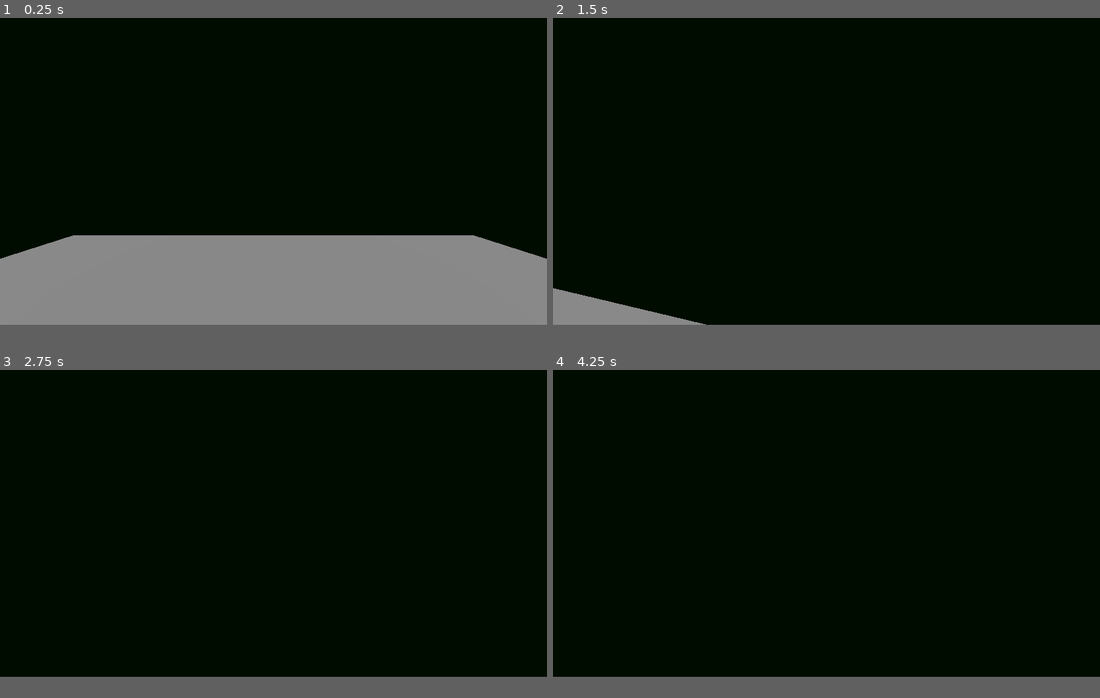
Above: before the commit, frames 1-4 (two rows, left to right).
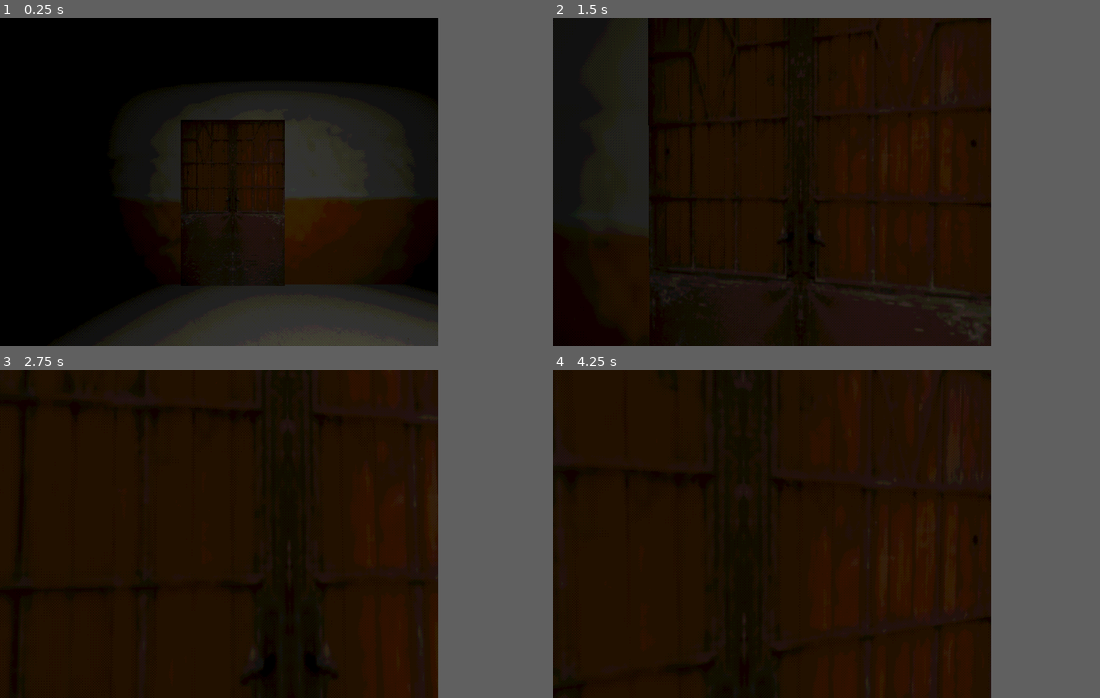
Above: after the commit, the same moments.

Repository: MHSPlay/OBCHAGMEN_V1
Game: Godot game, scene res://TestWorld.tscn
Two runs of this game, one before a commit and one after it. Both use one fixed random seed, a clock stepped at 60 frames per second and the inputs below. The project has no main scene, so this scene is started directly.
Inputs (mouse positions are in pixels of both pictures, inside the frame that each line leads up to):
- Up to frame 1 (0.25 s): no input
- Up to frame 2 (1.5 s): tap Enter (ui_accept) at 0.5, 0.77 s; move the mouse to (853, 168) at 0.52 s; hold E (use, bound only after the commit) 0.53-1.28 s; hold W (forward) from 0.53 s (still down); move the mouse to (799, 172) at 1.27 s; tap C (crouch) at 1.35 s
- Up to frame 3 (2.75 s): keep holding W (forward); tap Enter (ui_accept) at 1.52 s; tap E (use, bound only after the commit) at 1.55, 2.3 s; move the mouse to (284, 517) at 2.02 s; hold Shift (sprint) from 2.03 s (still down)
- Up to frame 4 (4.25 s): keep holding W (forward); tap Enter (ui_accept) at 2.75, 3.02, 3.77 s; move the mouse to (821, 527) at 2.77 s; release Shift (sprint) at 2.78 s; tap E (use, bound only after the commit) at 2.85 s; move the mouse to (864, 527) at 3.52 s; hold E (use, bound only after the commit) from 3.53 s (still down)
In our replay, the window is 799x449 before the commit and 640x480 after it. These sizes can differ from the game's own. Grey fills any space a smaller window leaves; there, only what the larger window draws over its background counts as a difference.

The runs differ from the first frame. In frame 1, 44% of the frame differs, in the area x 0-100%, y 22-100%; in frame 2, 52%; in frame 3, 58%; in frame 4, 61%, in the area x 0-81%, y 0-100%.

Commit message:
Hello Konkin

Diff:
--- a/CharacterController.gd
+++ b/CharacterController.gd
@@ -7,7 +7,7 @@
 # game state ?
 var is_in_pause = false
 
-
+@onready var Ray = $CameraHolder/RayCast3D
 
 
 # player speed's
@@ -28,9 +28,29 @@
 var gravity = ProjectSettings.get_setting("physics/3d/default_gravity") * 2.0
 var direction = Vector3.ZERO
 
+func interact():
+	# turn on ray cast we need check collider
+	Ray.set_enabled(true)
+	# check is enabled ?
+	if Ray.is_enabled() and Ray.is_colliding():
+		var body = Ray.get_collider()
+
+		if body.is_in_group("LockedDoor"):
+			$AudioStreamPlayer.play()
+
+		elif body.is_in_group("Door"):
+			print("Door")
+		elif body.is_in_group("key"):
+			print("key")
+
+		else:
+			print("something")
+
 func _ready():
 	# lock cursor by default
 	Input.set_mouse_mode(Input.MOUSE_MODE_CAPTURED)
+	## disable raycast we don't need that now
+	Ray.set_enabled(false)
 
 func _physics_process(delta):
 
@@ -70,14 +90,17 @@
 		$CameraHolder.rotate_x(deg_to_rad(-event.relative.y * mouse_sensitivity))
 		$CameraHolder.rotation.x = clamp($CameraHolder.rotation.x, deg_to_rad(-89), deg_to_rad(89))
 
+	if event.is_pressed():
+		if event.is_action_pressed("use"):
+			interact()
+
 	# mhsplay - note: i think we need improve that, i don't like this check's on button.
 	if event.is_pressed():
 		if event.is_action("forward") or event.is_action("left") or event.is_action("backward") or event.is_action("right"):
-			if !($AudioPlayer.playing) and is_moving:
-				$AudioPlayer.play()
+			if !($FootstepsAudioPlayer.playing) and is_moving:
+				$FootstepsAudioPlayer.play()
 	elif event.is_echo() and event.is_action_released("forward") and event.is_action_released("left") and event.is_action_released("backward") and event.is_action_released("right"):
-		$AudioPlayer.stop()
-
+		$FootstepsAudioPlayer.stop()
 
 # mhsplay - note: i think we need improve that, i don't like this check's on button.
 # mhsplay - note: it's basic func for pause game, menu, setting or other shit.
--- /dev/null
+++ b/PSX PostProcessing.gdshader
@@ -0,0 +1,72 @@
+shader_type canvas_item;
+
+render_mode unshaded;
+
+#define MAXCOLORS 16
+
+uniform bool enabled = true;
+uniform bool dithering = true;
+uniform int colors : hint_range(1, MAXCOLORS) = 12;
+uniform int dither_size: hint_range(1, 8) = 2;
+
+float dithering_pattern(ivec2 fragcoord) {
+	const float pattern[] = {
+		0.00, 0.50, 0.10, 0.65,
+		0.75, 0.25, 0.90, 0.35,
+		0.20, 0.70, 0.05, 0.50,
+		0.95, 0.40, 0.80, 0.30
+	};
+
+	int x = fragcoord.x % 4;
+	int y = fragcoord.y % 4;
+
+	return pattern[y * 4 + x];
+}
+
+float reduce_color(float raw, float dither, int depth) {
+	float div = 1.0 / float(depth);
+	float val = 0.0;
+	int i = 0;
+
+	while (i <= MAXCOLORS)
+	{
+		if (raw > div * (float(i + 1))) {
+			i = i + 1;
+			continue;
+		}
+
+		if (raw * float(depth) - float(i) <= dither * 0.999)
+		{
+			val = div * float(i);
+		}
+		else
+		{
+			val = div * float(i + 1);
+		}
+		return val;
+
+		i = i+1;
+	}
+
+	return val;
+}
+
+void fragment() {
+	vec4 raw = texture(TEXTURE, SCREEN_UV);
+	ivec2 uv = ivec2(FRAGCOORD.xy / float(dither_size));
+
+	if (enabled == true){
+		float dithering_value = 1.0;
+		if (dithering)
+		{
+			dithering_value = dithering_pattern(uv);
+		}
+
+		COLOR.r = reduce_color(raw.r, (dithering_value - 0.5) * dithering_value + 0.5, colors - 1);
+		COLOR.g = reduce_color(raw.g, (dithering_value - 0.5) * dithering_value + 0.5, colors - 1);
+		COLOR.b = reduce_color(raw.b, (dithering_value - 0.5) * dithering_value + 0.5, colors - 1);
+
+	} else {
+		COLOR.rgb = raw.rgb;
+	}
+}
--- a/Player.tscn
+++ b/Player.tscn
@@ -1,10 +1,11 @@
-[gd_scene load_steps=8 format=3 uid="uid://bxu7vim5b8tbj"]
+[gd_scene load_steps=9 format=3 uid="uid://bxu7vim5b8tbj"]
 
 [ext_resource type="Script" path="res://CharacterController.gd" id="1_ev0y1"]
 [ext_resource type="AudioStream" uid="uid://cyakpe4j1qrjk" path="res://Sounds/Player/Footsteps/tile1.wav" id="2_5py4i"]
 [ext_resource type="AudioStream" uid="uid://dog7iatbr6xyl" path="res://Sounds/Player/Footsteps/tile2.wav" id="3_ql4tn"]
 [ext_resource type="AudioStream" uid="uid://c5ehfkf1ly11s" path="res://Sounds/Player/Footsteps/tile3.wav" id="4_1x7iy"]
 [ext_resource type="AudioStream" uid="uid://cq8uliogh3mwv" path="res://Sounds/Player/Footsteps/tile4.wav" id="5_vy1h2"]
+[ext_resource type="AudioStream" uid="uid://bi0uclb7qhh5j" path="res://Sounds/Doors/Locked.wav" id="6_t6rmm"]
 
 [sub_resource type="CapsuleShape3D" id="CapsuleShape3D_raxrk"]
 
@@ -31,5 +32,13 @@
 
 [node name="Camera3D" type="Camera3D" parent="CameraHolder"]
 
-[node name="AudioPlayer" type="AudioStreamPlayer" parent="."]
+[node name="RayCast3D" type="RayCast3D" parent="CameraHolder"]
+transform = Transform3D(1, 0, 0, 0, 1, 0, 0, 0, 1, 0, -0.1, 0)
+target_position = Vector3(0, 0, -1.6)
+
+[node name="FootstepsAudioPlayer" type="AudioStreamPlayer" parent="."]
 stream = SubResource("AudioStreamRandomizer_adeab")
+
+[node name="AudioStreamPlayer" type="AudioStreamPlayer" parent="."]
+stream = ExtResource("6_t6rmm")
+volume_db = -7.0
--- /dev/null
+++ b/Scenes/MainMenu.tscn
@@ -0,0 +1,146 @@
+[gd_scene load_steps=13 format=3 uid="uid://bqx36cnew0rsy"]
+
+[ext_resource type="Shader" path="res://PSX PostProcessing.gdshader" id="1_10rr4"]
+[ext_resource type="PackedScene" uid="uid://b8sdmvjc47irq" path="res://Objects/Dormitory/dorm2.glb" id="1_fhji8"]
+[ext_resource type="PackedScene" uid="uid://cuoyqbaj4w71r" path="res://Objects/Lamp/lamp.glb" id="2_12rf3"]
+[ext_resource type="Texture2D" uid="uid://dk3a1bgtq83ie" path="res://Image/MainMenu/CONTINUE.png" id="2_gyk5g"]
+[ext_resource type="Texture2D" uid="uid://cl03pbutd7crf" path="res://Image/MainMenu/LOGO.png" id="2_iajd8"]
+[ext_resource type="Script" path="res://Scripts/LightBlinkingComponent.gd" id="4_4yncy"]
+[ext_resource type="AudioStream" uid="uid://730antj0sky7" path="res://Sounds/Music/Menu/OST OBSHAGMEN.mp3" id="4_pl21u"]
+[ext_resource type="Texture2D" uid="uid://dni7unp637x5y" path="res://Image/MainMenu/START.png" id="4_umlfn"]
+[ext_resource type="Texture2D" uid="uid://caie8fn3d3mqn" path="res://Image/MainMenu/SETTINGS.png" id="5_f1pt3"]
+[ext_resource type="Texture2D" uid="uid://c5osrg2tww6re" path="res://Image/MainMenu/QUIT.png" id="6_84jcg"]
+
+[sub_resource type="ShaderMaterial" id="ShaderMaterial_1d8l0"]
+shader = ExtResource("1_10rr4")
+shader_parameter/enabled = true
+shader_parameter/dithering = true
+shader_parameter/colors = 16
+shader_parameter/dither_size = 1
+
+[sub_resource type="Environment" id="Environment_lj0fb"]
+ambient_light_source = 1
+reflected_light_source = 1
+fog_light_color = Color(0.0196078, 0.0196078, 0.0196078, 1)
+fog_light_energy = 3.5
+
+[node name="World" type="Node3D"]
+
+[node name="AudioPlayer" type="AudioStreamPlayer" parent="."]
+stream = ExtResource("4_pl21u")
+autoplay = true
+
+[node name="SubViewportContainer" type="SubViewportContainer" parent="."]
+material = SubResource("ShaderMaterial_1d8l0")
+clip_contents = true
+offset_right = 1000.0
+offset_bottom = 480.0
+
+[node name="SubViewport" type="SubViewport" parent="SubViewportContainer"]
+transparent_bg = true
+handle_input_locally = false
+sdf_oversize = 0
+sdf_scale = 0
+size = Vector2i(1000, 480)
+render_target_update_mode = 4
+
+[node name="Camera3D" type="Camera3D" parent="SubViewportContainer/SubViewport"]
+transform = Transform3D(0.34202, 0, -0.939693, 0, 1, 0, 0.939693, 0, 0.34202, 0, 1.8, 0)
+
+[node name="UI" type="Control" parent="SubViewportContainer/SubViewport/Camera3D"]
+layout_mode = 3
+anchors_preset = 15
+anchor_right = 1.0
+anchor_bottom = 1.0
+grow_horizontal = 2
+grow_vertical = 2
+
+[node name="Logo" type="TextureRect" parent="SubViewportContainer/SubViewport/Camera3D/UI"]
+layout_mode = 0
+offset_left = 45.0
+offset_top = -25.0
+offset_right = 419.0
+offset_bottom = 185.0
+texture = ExtResource("2_iajd8")
+expand_mode = 1
+
+[node name="Continue" type="TextureButton" parent="SubViewportContainer/SubViewport/Camera3D/UI/Logo"]
+layout_mode = 1
+anchors_preset = 4
+anchor_top = 0.5
+anchor_bottom = 0.5
+offset_left = 91.0
+offset_top = 5.0
+offset_right = 278.0
+offset_bottom = 110.0
+grow_vertical = 2
+texture_normal = ExtResource("2_gyk5g")
+ignore_texture_size = true
+stretch_mode = 0
+
+[node name="Start" type="TextureButton" parent="SubViewportContainer/SubViewport/Camera3D/UI/Logo"]
+layout_mode = 0
+offset_left = 91.0
+offset_top = 140.0
+offset_right = 278.0
+offset_bottom = 245.0
+texture_normal = ExtResource("4_umlfn")
+ignore_texture_size = true
+stretch_mode = 0
+
+[node name="Settings" type="TextureButton" parent="SubViewportContainer/SubViewport/Camera3D/UI/Logo"]
+layout_mode = 1
+anchors_preset = 4
+anchor_top = 0.5
+anchor_bottom = 0.5
+offset_left = 91.0
+offset_top = 65.0
+offset_right = 278.0
+offset_bottom = 170.0
+grow_vertical = 2
+texture_normal = ExtResource("5_f1pt3")
+ignore_texture_size = true
+stretch_mode = 0
+
+[node name="TextureButton" type="TextureButton" parent="SubViewportContainer/SubViewport/Camera3D/UI/Logo"]
+layout_mode = 1
+anchors_preset = 4
+anchor_top = 0.5
+anchor_bottom = 0.5
+offset_left = 91.0
+offset_top = 95.0
+offset_right = 278.0
+offset_bottom = 200.0
+grow_vertical = 2
+texture_normal = ExtResource("6_84jcg")
+ignore_texture_size = true
+stretch_mode = 0
+
+[node name="WorldEnvironment" type="WorldEnvironment" parent="SubViewportContainer/SubViewport"]
+environment = SubResource("Environment_lj0fb")
+
+[node name="Illumination" type="Node" parent="SubViewportContainer/SubViewport"]
+
+[node name="BaseLamp" parent="SubViewportContainer/SubViewport/Illumination" instance=ExtResource("2_12rf3")]
+transform = Transform3D(1, 0, 0, 0, 1, 0, 0, 0, 1, 6, 4.825, 0)
+
+[node name="SpotLight3D" type="SpotLight3D" parent="SubViewportContainer/SubViewport/Illumination/BaseLamp"]
+transform = Transform3D(1, 0, 0, 0, -4.37114e-08, 1, 0, -1, -4.37114e-08, 0, 0, 0)
+light_color = Color(1, 1, 0.933333, 1)
+spot_range = 8.5
+spot_angle = 90.0
+spot_angle_attenuation = 0.870552
+
+[node name="BaseLamp5" parent="SubViewportContainer/SubViewport/Illumination" instance=ExtResource("2_12rf3")]
+transform = Transform3D(1, 0, 0, 0, 1, 0, 0, 0, 1, 35, 4.825, 0)
+
+[node name="SpotLight3D" type="SpotLight3D" parent="SubViewportContainer/SubViewport/Illumination/BaseLamp5"]
+transform = Transform3D(1, 0, 0, 0, -4.37114e-08, 1, 0, -1, -4.37114e-08, 0, 0, 0)
+light_color = Color(1, 1, 0.933333, 1)
+spot_range = 8.5
+spot_angle = 90.0
+spot_angle_attenuation = 0.870552
+script = ExtResource("4_4yncy")
+
+[node name="dorm2" parent="SubViewportContainer/SubViewport" instance=ExtResource("1_fhji8")]
+transform = Transform3D(1, 0, 0, 0, 1, 0, 0, 0, 1, 70, 0, 0)
--- /dev/null
+++ b/Scripts/LightBlinkingComponent.gd
@@ -0,0 +1,20 @@
+extends SpotLight3D
+
+# Called when the node enters the scene tree for the first time.
+func _ready():
+	pass # Replace with function body.
+
+
+# Called every frame. 'delta' is the elapsed time since the previous frame.
+func _process(delta):
+
+	if light_energy >= 1:
+		for i in 4:
+			light_energy = 0.9
+			await get_tree().create_timer(0.15).timeout
+			light_energy = 0.05
+			await get_tree().create_timer(0.1).timeout
+
+		light_energy = 0
+	else:
+		light_energy += 0.15 * delta
--- a/TestWorld.tscn
+++ b/TestWorld.tscn
@@ -1,23 +1,173 @@
-[gd_scene load_steps=3 format=3 uid="uid://btc22dkvxf4ok"]
+[gd_scene load_steps=7 format=3 uid="uid://btc22dkvxf4ok"]
 
 [ext_resource type="PackedScene" uid="uid://bxu7vim5b8tbj" path="res://Player.tscn" id="1_e6d6w"]
+[ext_resource type="Shader" path="res://PSX PostProcessing.gdshader" id="2_6flts"]
+[ext_resource type="PackedScene" uid="uid://b8sdmvjc47irq" path="res://Objects/Dormitory/dorm2.glb" id="3_eqq7y"]
+[ext_resource type="PackedScene" uid="uid://cuoyqbaj4w71r" path="res://Objects/Lamp/lamp.glb" id="4_c5jbv"]
 
-[sub_resource type="Environment" id="Environment_rc2jp"]
-background_mode = 1
-background_color = Color(0, 0.0784314, 0, 1)
-background_energy_multiplier = 0.6
+[sub_resource type="ShaderMaterial" id="ShaderMaterial_6o8ix"]
+shader = ExtResource("2_6flts")
+shader_parameter/enabled = true
+shader_parameter/dithering = true
+shader_parameter/colors = 16
+shader_parameter/dither_size = 1
 
-[node name="Node3D" type="Node3D"]
+[sub_resource type="Environment" id="Environment_fjva5"]
+ambient_light_source = 1
+reflected_light_source = 1
 
-[node name="CSGBox3D" type="CSGBox3D" parent="."]
-transform = Transform3D(1, 0, 0, 0, 1, 0, 0, 0, 1, 0, -0.5, 0)
+[node name="World" type="Node3D"]
+
+[node name="SubViewportContainer" type="SubViewportContainer" parent="."]
+material = SubResource("ShaderMaterial_6o8ix")
+offset_right = 40.0
+offset_bottom = 40.0
+
+[node name="SubViewport" type="SubViewport" parent="SubViewportContainer"]
+handle_input_locally = false
+size = Vector2i(1920, 1080)
+render_target_update_mode = 4
+
+[node name="BaseLamp12" parent="SubViewportContainer/SubViewport" instance=ExtResource("4_c5jbv")]
+transform = Transform3D(1, 0, 0, 0, 1, 0, 0, 0, 1, 2.54892, 1.34259, -0.004)
+
+[node name="SpotLight3D" type="SpotLight3D" parent="SubViewportContainer/SubViewport/BaseLamp12"]
+transform = Transform3D(1, 0, 0, 0, -4.37114e-08, 1, 0, -1, -4.37114e-08, 0, 0, 0)
+light_color = Color(1, 1, 0.933333, 1)
+spot_range = 8.5
+spot_angle = 90.0
+spot_angle_attenuation = 0.870552
+
+[node name="WorldEnvironment" type="WorldEnvironment" parent="SubViewportContainer/SubViewport"]
+environment = SubResource("Environment_fjva5")
+
+[node name="dorm2" parent="SubViewportContainer/SubViewport" instance=ExtResource("3_eqq7y")]
+transform = Transform3D(1, 0, 0, 0, 1, 0, 0, 0, 1, 40, 0, 0)
+
+[node name="Illumination" type="Node3D" parent="SubViewportContainer/SubViewport"]
+transform = Transform3D(1, 0, 0, 0, 1, 0, 0, 0, 1, 40, -0.15, 0)
+
+[node name="BaseLamp" parent="SubViewportContainer/SubViewport/Illumination" instance=ExtResource("4_c5jbv")]
+transform = Transform3D(1, 0, 0, 0, 1, 0, 0, 0, 1, -12, 5, -0.004)
+
+[node name="SpotLight3D" type="SpotLight3D" parent="SubViewportContainer/SubViewport/Illumination/BaseLamp"]
+transform = Transform3D(1, 0, 0, 0, -4.37114e-08, 1, 0, -1, -4.37114e-08, 0, 0, 0)
+light_color = Color(1, 1, 0.933333, 1)
+spot_range = 8.5
+spot_angle = 90.0
+spot_angle_attenuation = 0.870552
+
+[node name="BaseLamp2" parent="SubViewportContainer/SubViewport/Illumination" instance=ExtResource("4_c5jbv")]
+transform = Transform3D(1, 0, 0, 0, 1, 0, 0, 0, 1, -25, 5, -0.004)
+
+[node name="SpotLight3D" type="SpotLight3D" parent="SubViewportContainer/SubViewport/Illumination/BaseLamp2"]
+transform = Transform3D(1, 0, 0, 0, -4.37114e-08, 1, 0, -1, -4.37114e-08, 0, 0, 0)
+light_color = Color(1, 1, 0.933333, 1)
+spot_range = 8.5
+spot_angle = 90.0
+spot_angle_attenuation = 0.870552
+
+[node name="BaseLamp3" parent="SubViewportContainer/SubViewport/Illumination" instance=ExtResource("4_c5jbv")]
+transform = Transform3D(1, 0, 0, 0, 1, 0, 0, 0, 1, -38, 5, -0.004)
+
+[node name="SpotLight3D" type="SpotLight3D" parent="SubViewportContainer/SubViewport/Illumination/BaseLamp3"]
+transform = Transform3D(1, 0, 0, 0, -4.37114e-08, 1, 0, -1, -4.37114e-08, 0, 0, 0)
+light_color = Color(1, 1, 0.933333, 1)
+spot_range = 8.5
+spot_angle = 90.0
+spot_angle_attenuation = 0.870552
+
+[node name="BaseLamp11" parent="SubViewportContainer/SubViewport/Illumination" instance=ExtResource("4_c5jbv")]
+transform = Transform3D(1, 0, 0, 0, 1, 0, 0, 0, 1, -39.9274, 5, 13.6716)
+
+[node name="SpotLight3D" type="SpotLight3D" parent="SubViewportContainer/SubViewport/Illumination/BaseLamp11"]
+transform = Transform3D(1, 0, 0, 0, -4.37114e-08, 1, 0, -1, -4.37114e-08, 0, 0, 0)
+light_color = Color(1, 1, 0.933333, 1)
+spot_range = 9.0
+spot_angle = 90.0
+spot_angle_attenuation = 0.870552
+
+[node name="BaseLamp4" parent="SubViewportContainer/SubViewport/Illumination" instance=ExtResource("4_c5jbv")]
+transform = Transform3D(1, 0, 0, 0, 1, 0, 0, 0, 1, -51.4794, 5, -0.004)
+
+[node name="SpotLight3D" type="SpotLight3D" parent="SubViewportContainer/SubViewport/Illumination/BaseLamp4"]
+transform = Transform3D(1, 0, 0, 0, -4.37114e-08, 1, 0, -1, -4.37114e-08, 0, 0, 0)
+light_color = Color(1, 1, 0.933333, 1)
+spot_range = 8.5
+spot_angle = 90.0
+spot_angle_attenuation = 0.870552
+
+[node name="BaseLamp5" parent="SubViewportContainer/SubViewport/Illumination" instance=ExtResource("4_c5jbv")]
+transform = Transform3D(1, 0, 0, 0, 1, 0, 0, 0, 1, -65.2582, 5, -0.004)
+
+[node name="SpotLight3D" type="SpotLight3D" parent="SubViewportContainer/SubViewport/Illumination/BaseLamp5"]
+transform = Transform3D(1, 0, 0, 0, -4.37114e-08, 1, 0, -1, -4.37114e-08, 0, 0, 0)
+light_color = Color(1, 1, 0.933333, 1)
+spot_range = 8.5
+spot_angle = 90.0
+spot_angle_attenuation = 0.870552
+
+[node name="BaseLamp6" parent="SubViewportContainer/SubViewport/Illumination" instance=ExtResource("4_c5jbv")]
+transform = Transform3D(1, 0, 0, 0, 1, 0, 0, 0, 1, -71.5, 5, -9.5)
+
+[node name="SpotLight3D" type="SpotLight3D" parent="SubViewportContainer/SubViewport/Illumination/BaseLamp6"]
+transform = Transform3D(1, 0, 0, 0, -4.37114e-08, 1, 0, -1, -4.37114e-08, 0, 0, 0)
+light_color = Color(1, 1, 0.933333, 1)
+spot_range = 8.5
+spot_angle = 90.0
+spot_angle_attenuation = 0.870552
+
+[node name="BaseLamp7" parent="SubViewportContainer/SubViewport/Illumination" instance=ExtResource("4_c5jbv")]
+transform = Transform3D(1, 0, 0, 0, 1, 0, 0, 0, 1, -71.5, 5, 9.5)
+
+[node name="SpotLight3D" type="SpotLight3D" parent="SubViewportContainer/SubViewport/Illumination/BaseLamp7"]
+transform = Transform3D(1, 0, 0, 0, -4.37114e-08, 1, 0, -1, -4.37114e-08, 0, 0, 0)
+light_color = Color(1, 1, 0.933333, 1)
+spot_range = 8.5
+spot_angle = 90.0
+spot_angle_attenuation = 0.870552
+
+[node name="BaseLamp8" parent="SubViewportContainer/SubViewport/Illumination" instance=ExtResource("4_c5jbv")]
+transform = Transform3D(1, 0, 0, 0, 1, 0, 0, 0, 1, -87.5926, 5, 9.51549)
+
+[node name="SpotLight3D" type="SpotLight3D" parent="SubViewportContainer/SubViewport/Illumination/BaseLamp8"]
+transform = Transform3D(1, 0, 0, 0, -4.37114e-08, 1, 0, -1, -4.37114e-08, 0, 0, 0)
+light_color = Color(1, 1, 0.933333, 1)
+spot_range = 8.5
+spot_angle = 90.0
+spot_angle_attenuation = 0.870552
+
+[node name="BaseLamp9" parent="SubViewportContainer/SubViewport/Illumination" instance=ExtResource("4_c5jbv")]
+transform = Transform3D(1, 0, 0, 0, 1, 0, 0, 0, 1, -87.593, 5, -9.5)
+
+[node name="SpotLight3D" type="SpotLight3D" parent="SubViewportContainer/SubViewport/Illumination/BaseLamp9"]
+transform = Transform3D(1, 0, 0, 0, -4.37114e-08, 1, 0, -1, -4.37114e-08, 0, 0, 0)
+light_color = Color(1, 1, 0.933333, 1)
+spot_range = 8.5
+spot_angle = 90.0
+spot_angle_attenuation = 0.870552
+
+[node name="BaseLamp10" parent="SubViewportContainer/SubViewport/Illumination" instance=ExtResource("4_c5jbv")]
+transform = Transform3D(1, 0, 0, 0, 1, 0, 0, 0, 1, -80, 5, -0.15)
+
+[node name="SpotLight3D" type="SpotLight3D" parent="SubViewportContainer/SubViewport/Illumination/BaseLamp10"]
+transform = Transform3D(1, 0, 0, 0, -4.37114e-08, 1, 0, -1, -4.37114e-08, 0, 0, 0)
+light_color = Color(1, 1, 0.933333, 1)
+spot_range = 8.0
+spot_angle = 90.0
+spot_angle_attenuation = 0.870552
+
+[node name="CharacterBody3D" parent="SubViewportContainer/SubViewport" instance=ExtResource("1_e6d6w")]
+transform = Transform3D(1.5, 0, 0, 0, 1.5, 0, 0, 0, 1.5, 0, 2, 0)
+
+[node name="door" type="CSGBox3D" parent="." groups=["LockedDoor"]]
+transform = Transform3D(1, 0, 0, 0, 1, 0, 0, 0, 1, 0, 1.76995, 2.57355)
 use_collision = true
-size = Vector3(10, 1, 10)
 
-[node name="CharacterBody3D" parent="." instance=ExtResource("1_e6d6w")]
+[node name="CSGBox3D2" type="CSGBox3D" parent="." groups=["key"]]
+transform = Transform3D(1, 0, 0, 0, 1, 0, 0, 0, 1, 4.88464, 1.76995, 0.661099)
+use_collision = true
 
-[node name="DirectionalLight3D" type="DirectionalLight3D" parent="."]
-transform = Transform3D(1, 0, 0, 0, 0.531147, 0.84728, 0, -0.84728, 0.531147, 0, 2.71797, 0)
-
-[node name="WorldEnvironment" type="WorldEnvironment" parent="."]
-environment = SubResource("Environment_rc2jp")
+[node name="CSGBox3D3" type="CSGBox3D" parent="."]
+transform = Transform3D(1, 0, 0, 0, 1, 0, 0, 0, 1, 2.06137, 1.86545, 3.22678)
+use_collision = true
--- a/project.godot
+++ b/project.godot
@@ -13,6 +13,15 @@
 config/name="PSX Horror"
 config/features=PackedStringArray("4.2", "Forward Plus")
 config/icon="res://icon.svg"
+
+[display]
+
+window/size/viewport_width=640
+window/size/viewport_height=480
+window/size/mode=4
+window/size/resizable=false
+window/stretch/mode="viewport"
+window/stretch/aspect="expand"
 
 [input]
 
@@ -51,3 +60,8 @@
 "events": [Object(InputEventKey,"resource_local_to_scene":false,"resource_name":"","device":-1,"window_id":0,"alt_pressed":false,"shift_pressed":false,"ctrl_pressed":false,"meta_pressed":false,"pressed":false,"keycode":0,"physical_keycode":70,"key_label":0,"unicode":102,"echo":false,"script":null)
 ]
 }
+use={
+"deadzone": 0.5,
+"events": [Object(InputEventKey,"resource_local_to_scene":false,"resource_name":"","device":-1,"window_id":0,"alt_pressed":false,"shift_pressed":false,"ctrl_pressed":false,"meta_pressed":false,"pressed":false,"keycode":0,"physical_keycode":69,"key_label":0,"unicode":101,"echo":false,"script":null)
+]
+}
Not shown, added: Fonts/Quinque Five/License.txt
Binary file added: Fonts/Quinque Five/Quinquefive-ALoRM.ttf
Not shown, added: Fonts/Quinque Five/Quinquefive-ALoRM.ttf.import
Binary file added: Image/MainMenu/CONTINUE.png
Not shown, added: Image/MainMenu/CONTINUE.png.import
Binary file added: Image/MainMenu/LOGO.png
Not shown, added: Image/MainMenu/LOGO.png.import
Binary file added: Image/MainMenu/QUIT.png
Not shown, added: Image/MainMenu/QUIT.png.import
Binary file added: Image/MainMenu/SETTINGS.png
Not shown, added: Image/MainMenu/SETTINGS.png.import
Binary file added: Image/MainMenu/START.png
(and 58 more such lines)
